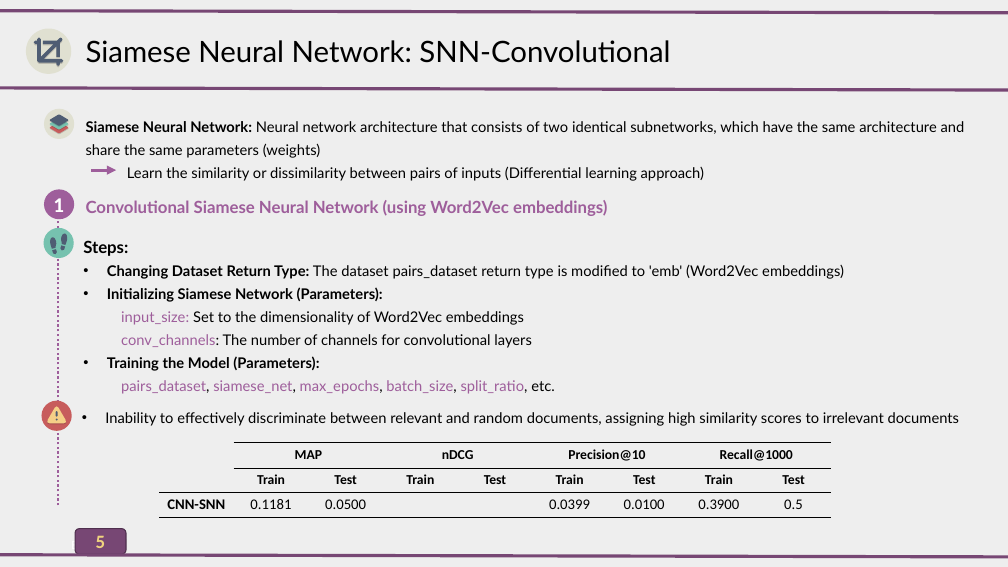
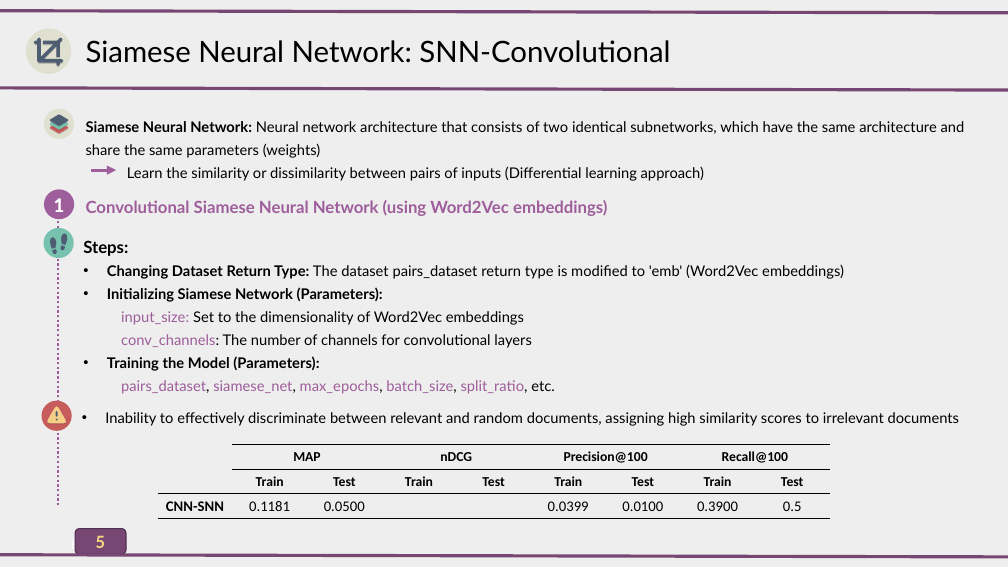
Before and after one commit to AlirezaAccelerates/IR_DSI_project, a slide deck: slide 5 of D/[P] Information Retrieval Project.pptx. Drawn at 1008x567 pixels with LibreOffice and Linux fonts; fonts in the diff are those of the drawing. Boxes give left, top, right and bottom in pixels: in the first picture for what was removed or moved away, otherwise in the second. Text is boxed around its words. In the diff, an @@ line names an element or a change of style, - is before the commit and + after.

```diff
--- a/D/[P] Information Retrieval Project.pptx
+++ b/D/[P] Information Retrieval Project.pptx
@@ table at box(158, 445, 832, 519) @@
-row 1, column 6: Precision@10
+row 1, column 6: Precision@100
-row 1, column 8: Recall@1000
+row 1, column 8: Recall@100
```
Also in this commit, not shown: 4 other slides changed, 1 other file.
